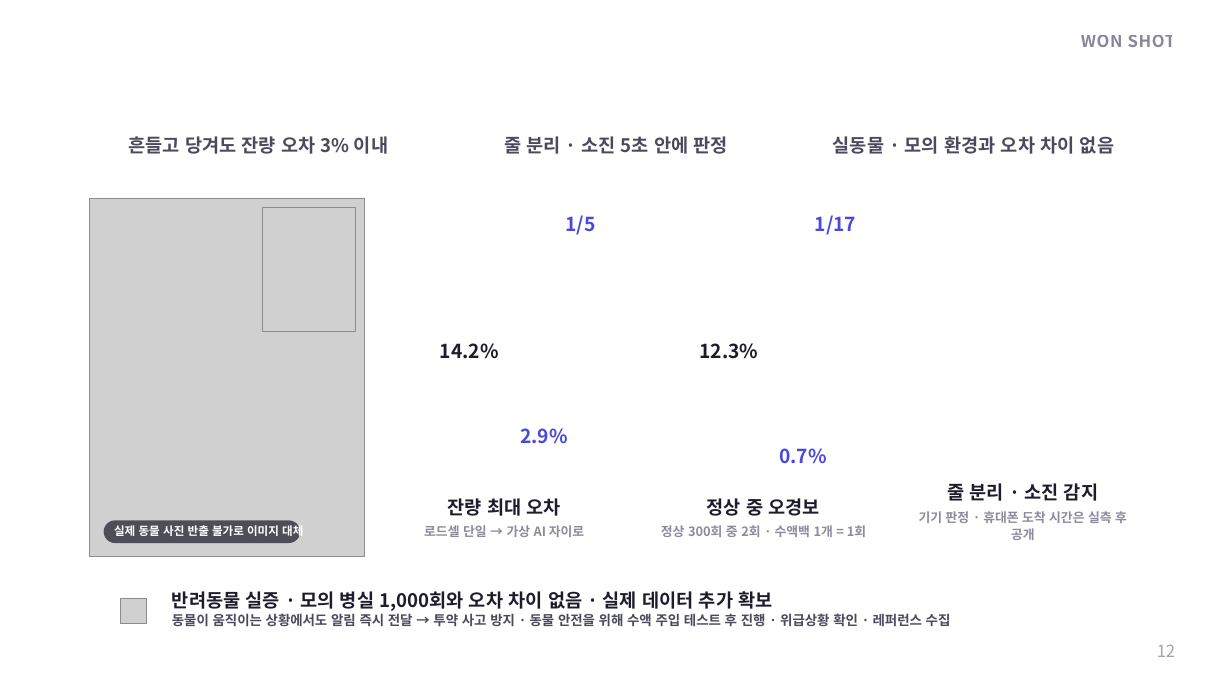
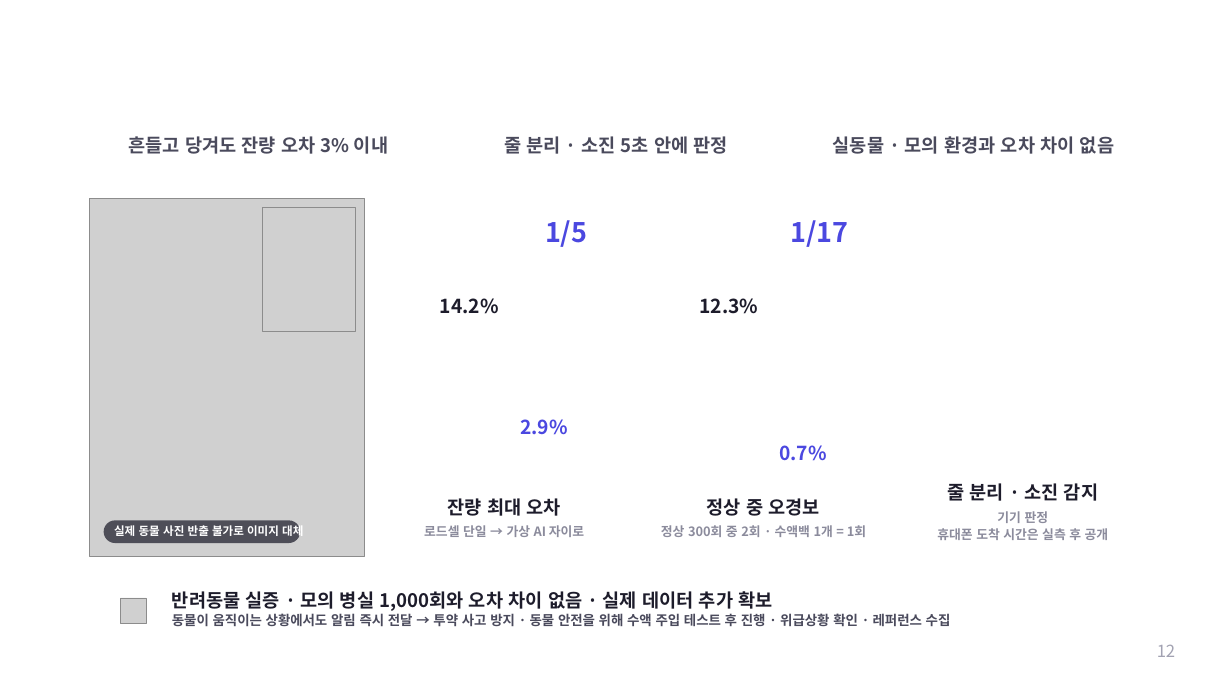
Before and after one commit to yhkwon2004/pet_test, a slide deck: slide 12 of export/INFU-RETRO_IR_WON-SHOT_editable.pptx. Drawn at 1232x693 pixels with LibreOffice and Linux fonts; fonts in the diff are those of the drawing; grey boxes stand for pictures; background and template pictures are left out. Boxes give left, top, right and bottom in pixels: in the first picture for what was removed or moved away, otherwise in the second. Text is boxed around its words. In the diff, an @@ line names an element or a change of style, - is before the commit and + after.

```diff
--- a/export/INFU-RETRO_IR_WON-SHOT_editable.pptx
+++ b/export/INFU-RETRO_IR_WON-SHOT_editable.pptx
@@ text "WON SHOT" at (895,31,1175,59): text colour #282648 at 55% opacity to #FFFFFF at 60% opacity @@
@@ text "1/5": place and size @@
-text "1/5" at (565,215,595,235)
+text "1/5" at (545,220,587,247)
@@ text "1/5" at (545,220,587,247): size 15 to 21 pt @@
@@ text "1/17" at (791,220,849,247): size 15 to 21 pt @@
@@ text "1/17": place and size @@
-text "1/17" at (815,215,856,235)
+text "1/17" at (791,220,849,247)
@@ text "14.2%": place and size @@
-text "14.2%" at (440,343,499,359)
+text "14.2%" at (440,298,499,314)
@@ text "12.3%": place and size @@
-text "12.3%" at (699,343,758,359)
+text "12.3%" at (699,298,758,314)
@@ text "2.9%": place and size @@
-text "2.9%" at (520,428,567,444)
+text "2.9%" at (520,419,567,435)
@@ text at (937,511,1109,540): text changed @@
-기기 판정 · 휴대폰 도착 시간은 실측 후 공개
+기기 판정
+휴대폰 도착 시간은 실측 후 공개
```
Also in this commit, not shown: 15 other slides changed, 3 other files.
